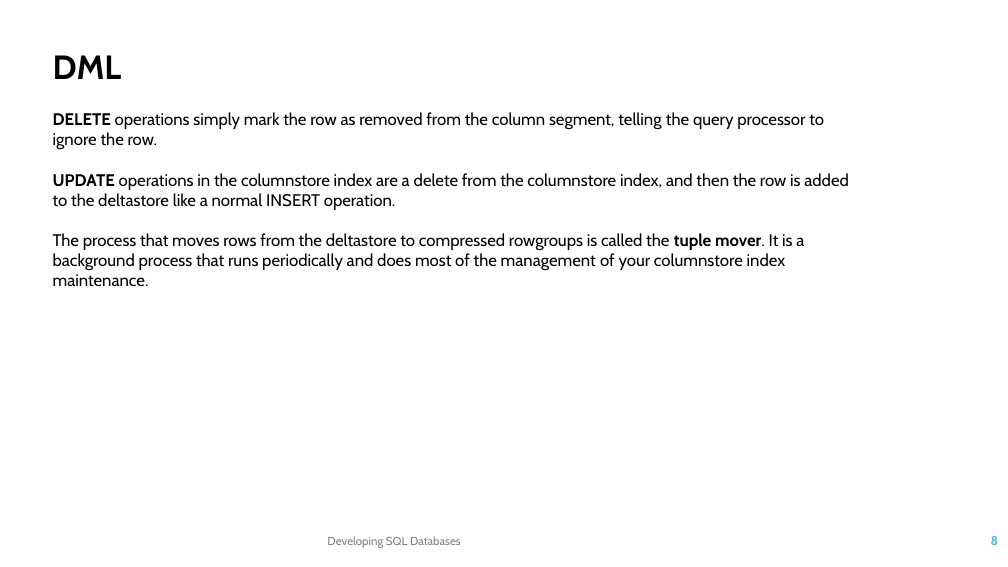
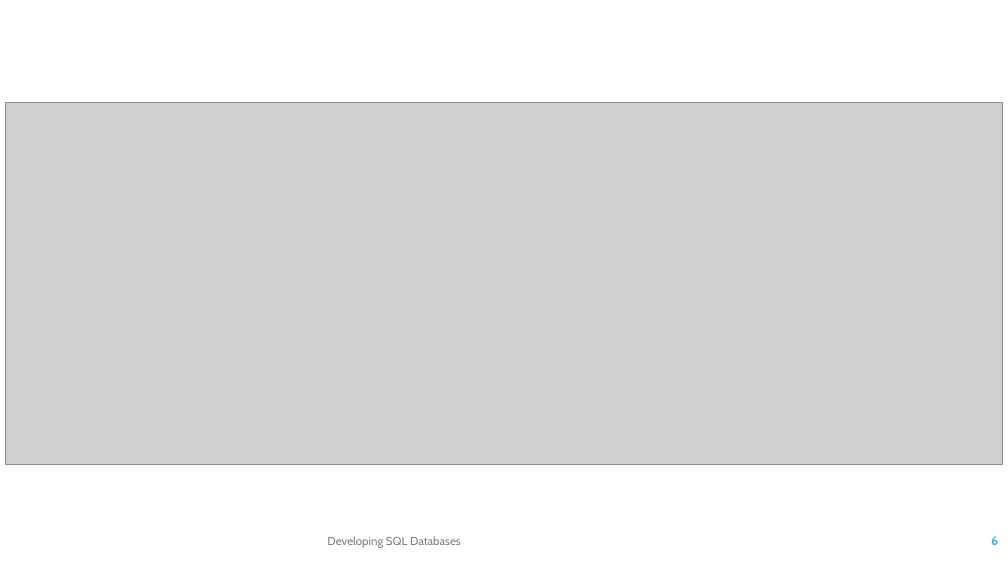
Before and after one commit to TKostyrka/70762DevSQLDB, a slide deck: slide 6 of DEVSQL_05_ColumnStoreIndex/DEVSQL_05A_Partitions.pptx (slide 8 before the commit). Drawn at 1008x567 pixels with LibreOffice and Linux fonts; fonts in the diff are those of the drawing; grey boxes stand for pictures. Boxes give left, top, right and bottom in pixels: in the first picture for what was removed or moved away, otherwise in the second. Text is boxed around its words. In the diff, an @@ line names an element or a change of style, - is before the commit and + after.

```diff
--- a/DEVSQL_05_ColumnStoreIndex/DEVSQL_05A_Partitions.pptx
+++ b/DEVSQL_05_ColumnStoreIndex/DEVSQL_05A_Partitions.pptx
@@ text removed at (53, 55, 849, 287) @@
-DML
-DELETE operations simply mark the row as removed from the column segment, telling the query processor to ignore the row.
-UPDATE operations in the columnstore index are a delete from the columnstore index, and then the row is added to the deltastore like a normal INSERT operation.
-The process that moves rows from the deltastore to compressed rowgroups is called the tuple mover. It is a background process that runs periodically and does most of the management of your columnstore index maintenance.
@@ picture added at (5, 102, 1003, 464) @@
```
Also in this commit, not shown: 6 other slides changed, 8 slides added, 5 slides removed.
